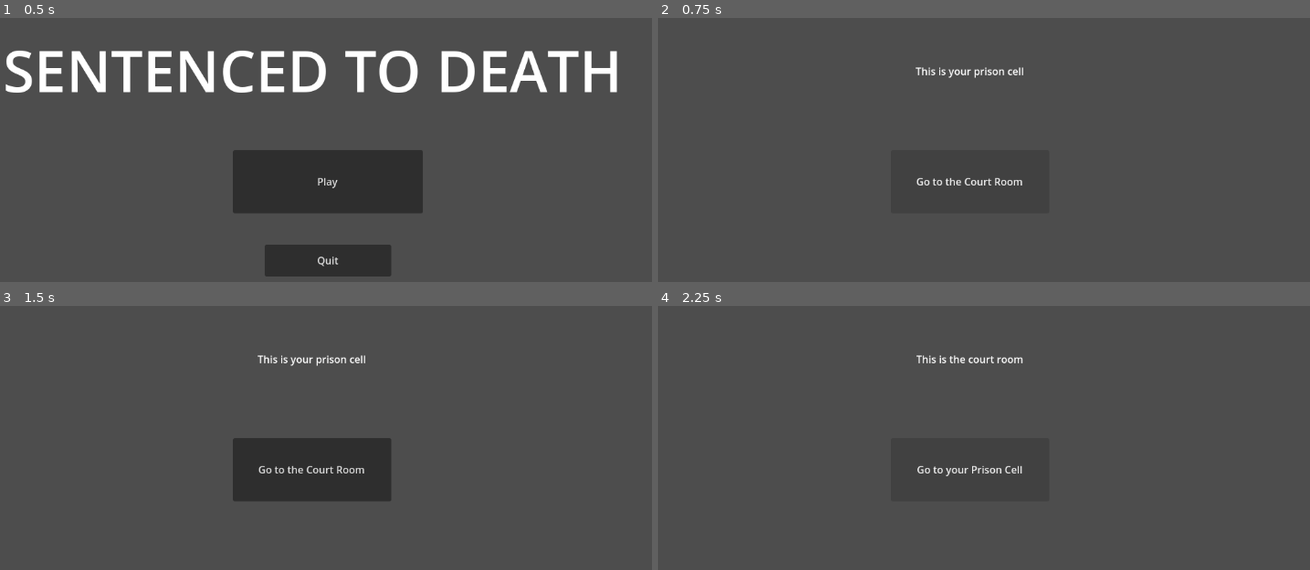
Above: before the commit, frames 1-4 (two rows, left to right).
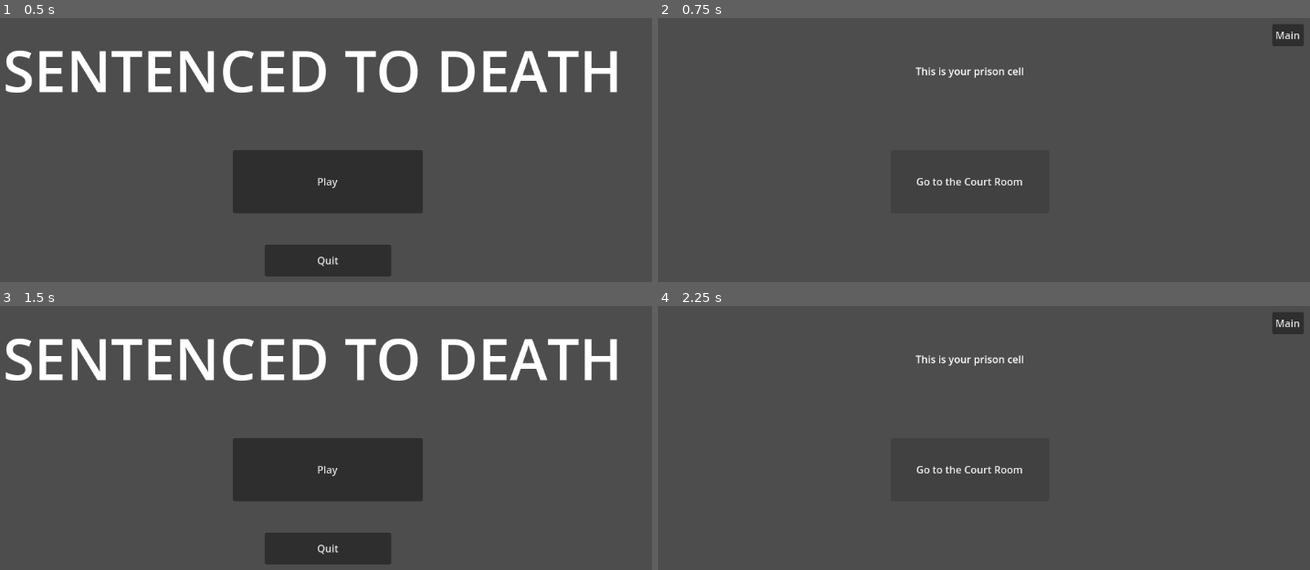
Above: after the commit, the same moments.

Repository: OzPanDrake/GAM20001_a2
Game: Godot game, scene res://main.tscn
Two runs of this game, one before a commit and one after it. Both use one fixed random seed, a clock stepped at 60 frames per second and the inputs below.
Inputs (mouse positions are in pixels of both pictures, inside the frame that each line leads up to):
- Up to frame 1 (0.5 s): no input
- Up to frame 2 (0.75 s): click "Play" at 0.5 s
- Up to frame 3 (1.5 s): click (632, 321) at 1.25 s, where only the run after the commit has a clickable "Main"
- Up to frame 4 (2.25 s): click (984, 469) at 2 s, where only the run after the commit has a clickable "Play"

Frame 1 is identical in both runs. In frame 2, 0.4% of the frame differs, in the area x 94-100%, y 2-11%; in frame 3, 9.8%, in the area x 0-95%, y 12-98%; in frame 4, 0.9%.

Commit message:
added main menu button
added return to main menu button to cell and court scenes

Diff:
--- a/game/cell.gd
+++ b/game/cell.gd
@@ -4,3 +4,7 @@
 
 func _on_court_button_pressed():
 	get_tree().change_scene_to_file("res://court.tscn")
+
+
+func _on_main_button_pressed():
+	get_tree().change_scene_to_file("res://main.tscn")
--- a/game/cell.tscn
+++ b/game/cell.tscn
@@ -22,4 +22,12 @@
 text = "Go to the Court Room
 "
 
+[node name="MainButton" type="Button" parent="."]
+offset_left = 1052.0
+offset_top = 50.0
+offset_right = 1102.0
+offset_bottom = 85.0
+text = "Main"
+
 [connection signal="pressed" from="CourtButton" to="." method="_on_court_button_pressed"]
+[connection signal="pressed" from="MainButton" to="." method="_on_main_button_pressed"]
--- a/game/court.gd
+++ b/game/court.gd
@@ -4,3 +4,7 @@
 
 func _on_cell_button_pressed():
 	get_tree().change_scene_to_file("res://cell.tscn")
+
+
+func _on_main_button_pressed():
+	get_tree().change_scene_to_file("res://main.tscn")
--- a/game/court.tscn
+++ b/game/court.tscn
@@ -21,4 +21,12 @@
 offset_bottom = 350.0
 text = "Go to your Prison Cell"
 
+[node name="MainButton" type="Button" parent="."]
+offset_left = 1052.0
+offset_top = 50.0
+offset_right = 1102.0
+offset_bottom = 85.0
+text = "Main"
+
 [connection signal="pressed" from="CellButton" to="." method="_on_cell_button_pressed"]
+[connection signal="pressed" from="MainButton" to="." method="_on_main_button_pressed"]
